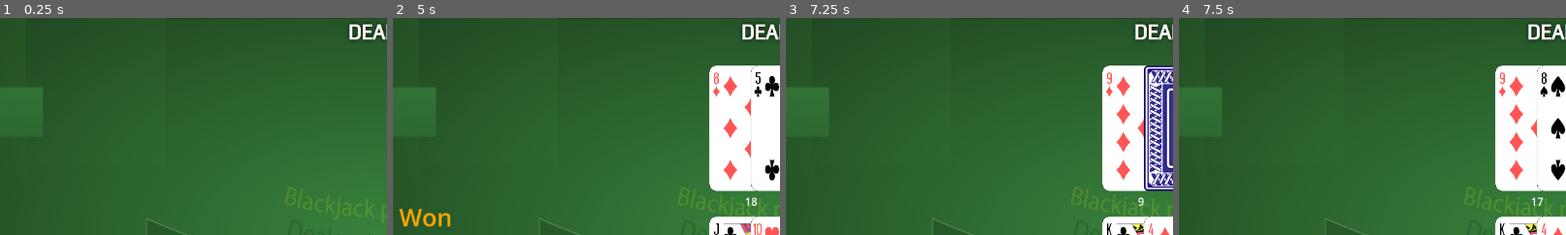
Above: before the commit, frames 1-4 (left to right).
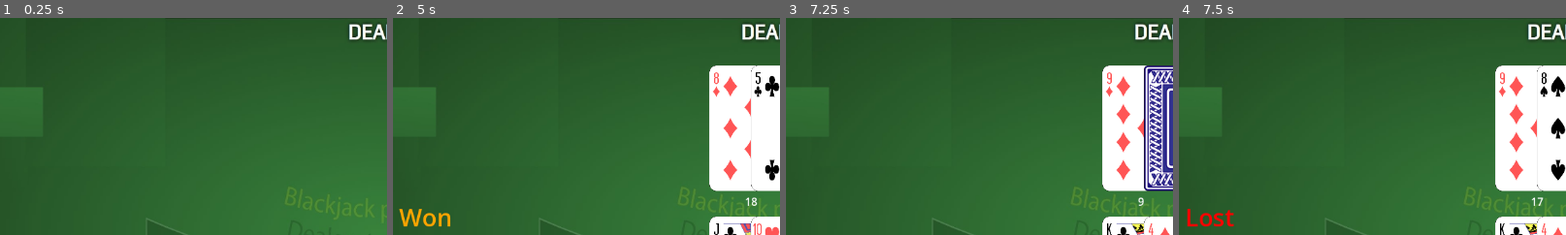
Above: after the commit, the same moments.

Repository: dooyoon/blackjack21-godot
Game: Godot game, scene res://main.tscn
Two runs of this game, one before a commit and one after it. Both use one fixed random seed, a clock stepped at 60 frames per second and the inputs below.
Inputs (mouse positions are % of the whole screen's width and height, from its top left):
- Up to frame 1 (0.25 s): no input
- Up to frame 2 (5 s): click (50, 88) at 0.5 s; click (50, 73) at 1.25 s; click (32, 89) at 2 s; tap Enter at 2.75, 4.25 s; tap Space at 3.5 s
- Up to frame 3 (7.25 s): tap Space at 5 s; click (50, 88) at 5.75 s; click (50, 73) at 6.5 s
- Up to frame 4 (7.5 s): click (44, 89) at 7.25 s
The pictures show only the part of the screen within x 1-50%, y 1-51%; the shares and areas given below are measured in that part.

Frames 1-3 are identical in both runs. In frame 4, 0.5% of the frame differs, in the area x 2-15%, y 87-97%.

Commit message:
use actual hand score rather than bust variable to check score

Diff:
--- a/main.gd
+++ b/main.gd
@@ -8,15 +8,16 @@
 var viewCenterX
 var viewCenterY
 var cardSize = 125
-var newDeal = false
-enum players {dealer, player1, split}
+enum players {dealer, player1, split, none}
+enum colors {RED, BLUE, CYAN, ORANGE, GRAY, YELLOW}
 var isActive = players.player1
 
-func message(msg, color):
+func message(msg, colorIndex):
 	$Warning.visible = true
 	$Warning.text = msg
+
 	$Warning.add_theme_font_size_override("font_size", 36)
-	$Warning.add_theme_color_override('font_color', color)
+	$Warning.add_theme_color_override('font_color',colors.keys()[colorIndex])
 
 	await get_tree().create_timer(3).timeout
 	$Warning.visible = false
@@ -44,6 +45,17 @@
 				deck.push_back(card)
 				#print('%s - %s - %s' % [suit, value, score] )
 
+func mockCard(value):
+	var card = card.new()
+	var score = value
+	if value in ['J','Q','K']: score=10
+	if value in ['A']: score=11
+
+	card.suit = 'Club'
+	card.value = value
+	card.score = score
+	return card
+
 func _ready():
 	showButtons(false)
 	viewCenterX = get_viewport().size.x / 2
@@ -70,18 +82,14 @@
 	dealer.hands.clear()
 	dealer.hasAce=false
 	dealer.blackjack=false
-	dealer.busted=false
 	dealer.hasAce=false
-
 
 	player1.hands.clear()
 	player1.bet = 0
-	player1.busted =false
 	player1.blackjack=false
 	player1.hasAce=false
 	player1.insurance=false
 
-
 	$totalDealer.visible = false
 	$totalPlayer.visible = false
 	$placeBet.visible = true
@@ -91,71 +99,47 @@
 
 	dealtCardsImg.clear()
 
-	if deck.size() < 15:
+	if deck.size() <= 15:
 		deck.clear()
 		buildDeck()
-		print('Reshuffle')
+		message('Reshuffle',colors.ORANGE)
 
 	$Timer.stop()
 
-	newDeal=false
 	$placeBet.visible = true
 	$chip100.visible = true
-
-func mockCard(value):
-	var card = card.new()
-	var score = value
-	if value in ['J','Q','K']: score=10
-	if value in ['A']: score=11
-
-	card.suit = 'Club'
-	card.value = value
-	card.score = score
-	return card
-
-func getHandScore(hand):
-	var totalScore = 0
-	var aceCount = 0
-	#check if hand has any Ace
-	for card in hand:
-		if card.value in ['A']: aceCount += 1
-
-	for card in hand:
-		if card.hidden == false:
-			totalScore += card.score
-			if totalScore > 21 && aceCount > 0:
-				for n in hand.size():
-					if str(hand[n].value) == 'A' && hand[n].score == 11:
-						hand[n].score = 1
-						totalScore -= 10
-						if totalScore < 22: break
-
-	return totalScore
 
 func dealInitialCards():
 	$placeBet.visible = false
 	$chip100.visible = false
 
 	dealCard(players.dealer,null)
+	#dealCard(players.dealer,mockCard('A'))
+
 	dealCard(players.player1,null)
-	#dealCard(players.player1,mockCard(7))
+	#dealCard(players.player1,mockCard(10))
+
 	dealCard(players.dealer,null)
+	#dealCard(players.dealer,mockCard(10))
+
 	dealCard(players.player1,null)
-	#dealCard(players.player1,mockCard(7))
+	#dealCard(players.player1,mockCard('A'))
 
 	if getHandScore(player1.hands) == 21:
 		player1.blackjack = true
 		showDealerHidden(dealer.hands[1])
-		checkScore()
+		checkScore(player1.hands)
 
 	if dealer.hasAce:
-		print('Insurance?')
+		message('Insurance?',colors.YELLOW)
 		$actions/Insurance.visible=true
-
-	elif dealer.blackjack:
+		if dealer.hands[1].score == 10:
+			dealer.blackjack = true
+
+	elif dealer.hands[1].score + dealer.hands[0].score == 21:
 		dealer.hands[1].hidden=false
 		showDealerHidden(dealer.hands[1])
-		checkScore()
+		checkScore(null)
 
 func dealCard(to, custom):
 	# deal 1st card to player
@@ -170,20 +154,15 @@
 		players.dealer:
 			if isActive != players.dealer && dealer.hands.size() == 1:
 				card.hidden = true
-				if (getHandScore(dealer.hands) + card.score == 21):
-					dealer.blackjack = true
 
 			getImg(players.dealer, card, dealer.hands.size())
 			dealer.hands.append(card)
 
-			for n in dealer.hands:
-				if(n.value in ['A']):
-					dealer.hasAce=true
+			if dealer.hands[0].value in ['A']:
+				dealer.hasAce = true
 
 		players.player1:
-
 			getImg(players.player1, card, player1.hands.size())
-
 			player1.hands.append(card)
 
 	deck.pop_at(index)
@@ -193,6 +172,27 @@
 	updateTotal()
 
 	#print('Number of cards left: %s' % deck.size())
+
+func getHandScore(hand):
+	var totalScore = 0
+	var aceIndex = []
+	#check if hand has any Ace
+	var index=0
+	for card in hand:
+		if card.value in ['A']: aceIndex.append(index)
+		index +=1
+
+	for card in hand:
+		if card.hidden == false:
+			totalScore += card.score
+			if totalScore > 21 && aceIndex.size() > 0:
+				for n in aceIndex:
+					if hand[n].score == 11:
+						hand[n].score = 1
+						totalScore -= 10
+						if totalScore < 22: break
+
+	return totalScore
 
 func updateMoney():
 	$Balance.text = str(player1.balance)
@@ -223,65 +223,64 @@
 func dealersTurn():
 	showButtons(false)
 	isActive = players.dealer
-	checkScore()
 
 	dealer.hands[1].hidden = false
 	showDealerHidden(dealer.hands[1])
+
+	if getHandScore(player1.hands) > 21:
+		checkScore(null) # if player busted, checkScore and start new hand
 
 	# dealer hits on soft-17
 	if getHandScore(dealer.hands) == 17 && dealer.hasAce && dealer.hands.size() == 2:
 		dealCard(players.dealer,null)
 
 	#var count=0
-	while (!dealer.busted && !player1.busted) && getHandScore(dealer.hands) < 17:
+	while (getHandScore(dealer.hands) < 17 && getHandScore(player1.hands) <= 21):
 		dealCard(players.dealer,null)
-		#if dealer.hands.size() == 2: dealCard('dealer',{'suit':'Club','value':'A','score':11,'hidden':false})
-		#else: dealCard('dealer',null)
-
-		if getHandScore(dealer.hands) > 21:
-			dealer.busted =true
-
-		#count += 1
-		#print('Dealer loop: %s' % count)
-
-	print("outside while")
-	checkScore()
-
-func checkScore():
-	var player1Score = getHandScore(player1.hands)
+
+	checkScore(null)
+
+func checkScore(hands):
+	if hands == null: hands = player1.hands
+	var playerScore = getHandScore(hands)
 	var dealerScore = getHandScore(dealer.hands)
 
 	if player1.blackjack && !dealer.blackjack:
-		message('BlackJack!','ORANGE')
+		message('BlackJack!',colors.ORANGE)
 		player1.balance += player1.bet + player1.bet * 1.5
-		newDeal = true
+		isActive = players.none
 	elif player1.blackjack && dealer.blackjack:
-		message('Even Money','CYAN')
+		message('Even Money',colors.CYAN)
 		player1.balance += player1.bet * 2
-		newDeal = true
+		isActive = players.none
 	elif dealer.blackjack:
-		print('Dealer Blackjack...')
+		message('Dealer Blackjack...',colors.RED)
 		# Did any one do Insurance?
-		newDeal = true
-	elif !player1.busted:
-		if dealer.busted || player1Score > dealerScore:
-			message('Won','ORANGE')
+		isActive = players.none
+	elif !playerScore > 21:
+		if dealerScore > 21 || playerScore > dealerScore:
+			message('Won',colors.ORANGE)
 			player1.balance += player1.bet * 2
-		elif dealerScore > player1Score:
-			message('Lost','RED')
-		elif dealerScore == player1Score:
-			message('Push','CYAN')
+			isActive = players.none
+		elif dealerScore > playerScore:
+			message('Lost',colors.RED)
+			isActive = players.none
+		elif dealerScore == playerScore:
+			message('Push',colors.CYAN)
 			player1.balance += player1.bet
-		newDeal = true
-	elif player1.busted && !dealer.busted:
-		newDeal = true
+			isActive = players.none
+
+	elif playerScore > 21 && dealerScore <=21:
+		message('Lost',colors.RED)
+		isActive = players.none
 
 	playsound()
 	player1.bet = 0
 	$Balance.text = str(player1.balance)
 	$Bet.text = str(player1.bet)
 
-	if newDeal: 	$Timer.start()
+	if isActive == players.none:
+		$Timer.start()
 
 func _placeBet_button_pressed():
 	$sound/chip.play()
@@ -291,37 +290,44 @@
 		showButtons(true)
 		$placeBet.visible = false
 	else:
-		print('Place a bet first')
+		message('Place a bet first',colors.ORANGE)
 
 func _chip100_button_pressed():
 	$sound/chip.play()
 	await $sound/chip.finished
-	if newDeal == true: return
+	if isActive == players.dealer: return
 
 	player1.bet += 100
 	player1.balance -= 100
 	updateMoney()
 
+func nextTurn():
+	if player1.split.size() > 0:
+		isActive = players.split
+	else:
+		isActive = players.dealer
+		dealersTurn()
+
 func _stand_button_pressed():
 	$actions/Insurance.visible = false
-	#print("Stand")
-	isActive = players.dealer
-	dealersTurn()
+	nextTurn()
 
 func _hit_button_pressed():
 	if $actions/Insurance.visible == true:
 		$actions/Insurance.visible = false
 	if dealer.blackjack: dealersTurn(); return
 
-	#print("Hit")
-	dealCard(players.player1,null)
-
-	if getHandScore(player1.hands) > 21:
-		player1.busted = true
-		dealersTurn()
-
-	if getHandScore(player1.hands) == 21:
-		dealersTurn()
+	match isActive:
+		players.split:
+			dealCard(players.split,null)
+			if getHandScore(player1.hands) > 21:
+				nextTurn()
+			if getHandScore(player1.hands) == 21:
+				nextTurn()
+		_:
+			dealCard(players.player1,null)
+			if getHandScore(player1.hands) >= 21:
+				nextTurn()
 
 func _double_button_pressed():
 	if $actions/Insurance.visible == true:
@@ -329,34 +335,35 @@
 	if dealer.blackjack: dealersTurn(); return
 
 	if player1.balance >= player1.bet:
-		#print("Double")
 		player1.balance -= player1.bet
 		player1.bet *= 2
 		updateMoney()
 		dealCard(players.player1,null)
 		dealersTurn()
 	else:
-		print('Not enough balace left!')
+		message('Not enough balace left!',colors.RED)
 
 func _split_button_pressed():
 	if $actions/Insurance.visible == true:
 		$actions/Insurance.visible = false
 	if dealer.blackjack: dealersTurn(); return
 
-	message("Split",'RED')
+	message("Split",colors.RED)
 	player1.split.append(player1.hands[1])
 	player1.hands.pop_back()
 	updateTotal()
-	remove_child(dealtCardsImg[3])
+	remove_child(dealtCardsImg[player1.split[0].imageIndex])
+
 	getImg('split',player1.split[0],player1.split.size())
 
 func _insurance_button_pressed():
-	#print("Insurance")
+	message("Got Insurance", colors.ORANGE)
 	$actions/Insurance.visible=false
 	player1.balance -= player1.bet / 2
 	updateMoney()
 	if dealer.blackjack:
-		player1.balance += player1.bet * 2
+		player1.balance += player1.bet * 1.5
+		nextTurn()
 
 func getImgPath(tempCard):
 	return 'img/cards/' + str(tempCard.suit) + str(tempCard.value) + '.svg'
@@ -429,5 +436,4 @@
 	var split=[]
 	var blackjack=false
 	var hasAce=false
-	var busted=false
 	var insurance=false
